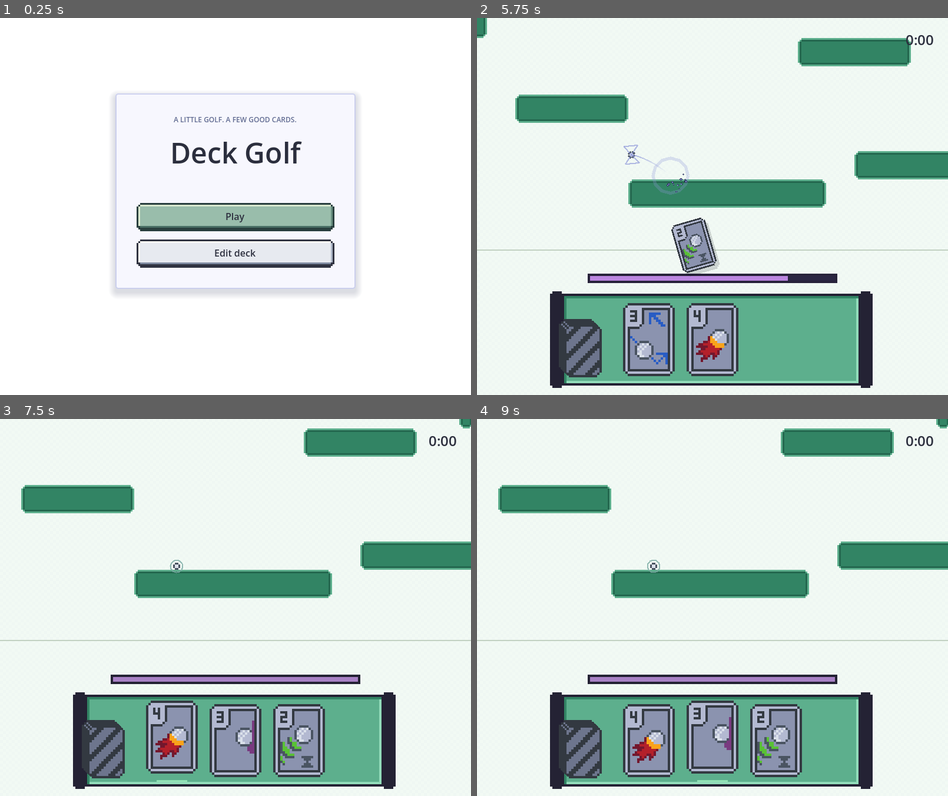
Above: before the commit, frames 1-4 (two rows, left to right).
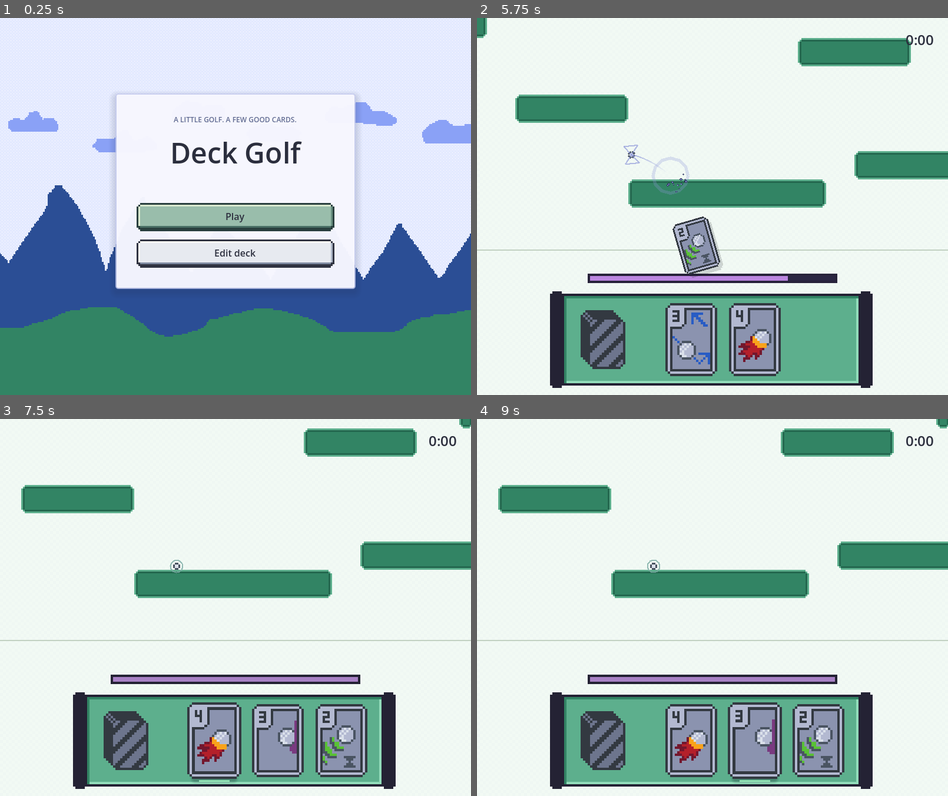
Above: after the commit, the same moments.

Repository: KiwiKaktuss/haven2026
Game: Godot game, scene res://main.tscn
Two runs of this game, one before a commit and one after it. Both use one fixed random seed, a clock stepped at 60 frames per second and the inputs below.
Inputs (mouse positions are in pixels of both pictures, inside the frame that each line leads up to):
- Up to frame 1 (0.25 s): no input
- Up to frame 2 (5.75 s): click "Play" at 0.5 s; move the mouse to (816, 187) at 1.27 s; press the mouse at (816, 187) at 1.28 s; hold D (pan_right) 1.28-2 s; release the mouse at (816, 187) at 2 s; click "01 First Fairway" at 2 s; click "Jumpy" at 2.75 s; click "Fireball" at 3.5 s; click "Slow" at 4.25 s; tap Enter at 5 s; drag from (618, 225) to (688, 281) at 5.02 s
- Up to frame 3 (7.5 s): move the mouse to (282, 524) at 5.77 s; hold D (pan_right) 5.78-6.5 s; hold Space (lab_launch) 5.78-6.5 s; click (282, 524) at 6.05 s; drag from (211, 682) to (94, 550) at 6.52 s; click "Restart" at 7.25 s
- Up to frame 4 (9 s): click "Fireball" at 8 s; click "Glue" at 8.75 s

The runs differ from the first frame. In frame 1, 54% of the frame differs, in the area x 0-100%, y 0-100%; in frame 2, 8.3%; in frame 3, 10%; in frame 4, 10%.
Error before the commit: Cannot call method 'get_height' on a null value. (res://scripts/ui/menu_background.gd:60)

Commit message:
11

Diff:
--- a/scenes/ui/hand_card.tscn
+++ b/scenes/ui/hand_card.tscn
@@ -1,10 +1,25 @@
 [gd_scene format=3]
 [ext_resource type="PackedScene" path="res://scenes/ui/card_view.tscn" id="card"]
+[ext_resource type="Texture2D" path="res://art/cards.png" id="cards"]
+[sub_resource type="AtlasTexture" id="preview"]
+atlas = ExtResource("cards")
+region = Rect2(44, 0, 22, 31)
 [sub_resource type="StyleBoxEmpty" id="empty"]
+[sub_resource type="StyleBoxFlat" id="selection_shadow"]
+bg_color = Color(0.08, 0.14, 0.17, 0.1)
+corner_radius_top_left = 4
+corner_radius_top_right = 4
+corner_radius_bottom_left = 4
+corner_radius_bottom_right = 4
+shadow_color = Color(0.08, 0.14, 0.17, 0.28)
+shadow_size = 6
+shadow_offset = Vector2(0, 4)
 [node name="HandCard" instance=ExtResource("card")]
 custom_minimum_size = Vector2(88, 124)
 show_information = false
 decorated = false
+selected_lift = 0.0
+hover_lift = 0.0
 focus_mode = 0
 theme_override_styles/normal = SubResource("empty")
 theme_override_styles/hover = SubResource("empty")
@@ -12,6 +27,7 @@
 theme_override_styles/hover_pressed = SubResource("empty")
 theme_override_styles/focus = SubResource("empty")
 [node name="Artwork" parent="." index="0"]
+texture = SubResource("preview")
 anchor_left = 0.0
 anchor_right = 1.0
 anchor_bottom = 1.0
@@ -24,7 +40,18 @@
 [node name="Marker" parent="." index="2"]
 visible = false
 
-[node name="ReadyMark" type="ColorRect" parent="." index="5"]
+[node name="SelectionShadow" type="Panel" parent="." index="5"]
+visible = false
+show_behind_parent = true
+modulate = Color(1, 1, 1, 0)
+offset_left = 8.0
+offset_top = 118.0
+offset_right = 80.0
+offset_bottom = 126.0
+theme_override_styles/panel = SubResource("selection_shadow")
+mouse_filter = 2
+
+[node name="ReadyMark" type="ColorRect" parent="." index="6"]
 offset_left = 18.0
 offset_top = 129.0
 offset_right = 70.0
--- a/scenes/ui/hud.tscn
+++ b/scenes/ui/hud.tscn
@@ -173,9 +173,9 @@
 
 [node name="Hand" type="HBoxContainer" parent="Bottom/Stack" unique_id=1964474154]
 layout_mode = 0
-offset_left = 124.0
+offset_left = 196.0
 offset_top = 52.0
-offset_right = 428.0
+offset_right = 500.0
 offset_bottom = 176.0
 mouse_filter = 2
 theme_override_constants/separation = 20
@@ -192,20 +192,20 @@
 
 [node name="DeckPile" type="Control" parent="Bottom/Stack" unique_id=1174526992]
 anchors_preset = 0
-offset_left = 24.0
-offset_top = 88.0
-offset_right = 92.0
-offset_bottom = 184.0
-pivot_offset = Vector2(34, 48)
+offset_left = 64.0
+offset_top = 76.0
+offset_right = 128.0
+offset_bottom = 164.0
+pivot_offset = Vector2(32, 44)
 mouse_filter = 2
 
 [node name="Back0" type="TextureRect" parent="Bottom/Stack/DeckPile" unique_id=565734381]
 texture_filter = 1
 layout_mode = 0
-offset_left = -9.0
-offset_top = -9.0
-offset_right = 55.0
-offset_bottom = 81.0
+offset_left = -12.0
+offset_top = -12.0
+offset_right = 52.0
+offset_bottom = 76.0
 mouse_filter = 2
 texture = ExtResource("back")
 expand_mode = 1
@@ -213,30 +213,30 @@
 [node name="Back1" type="TextureRect" parent="Bottom/Stack/DeckPile" unique_id=780218118]
 texture_filter = 1
 layout_mode = 0
-offset_left = -6.0
-offset_top = -6.0
-offset_right = 58.0
+offset_left = -8.0
+offset_top = -8.0
+offset_right = 56.0
+offset_bottom = 80.0
+mouse_filter = 2
+texture = ExtResource("back")
+expand_mode = 1
+
+[node name="Back2" type="TextureRect" parent="Bottom/Stack/DeckPile" unique_id=1482171391]
+texture_filter = 1
+layout_mode = 0
+offset_left = -4.0
+offset_top = -4.0
+offset_right = 60.0
 offset_bottom = 84.0
 mouse_filter = 2
 texture = ExtResource("back")
 expand_mode = 1
 
-[node name="Back2" type="TextureRect" parent="Bottom/Stack/DeckPile" unique_id=1482171391]
-texture_filter = 1
-layout_mode = 0
-offset_left = -3.0
-offset_top = -3.0
-offset_right = 61.0
-offset_bottom = 87.0
-mouse_filter = 2
-texture = ExtResource("back")
-expand_mode = 1
-
 [node name="Back3" type="TextureRect" parent="Bottom/Stack/DeckPile" unique_id=1231805489]
 texture_filter = 1
 layout_mode = 0
 offset_right = 64.0
-offset_bottom = 90.0
+offset_bottom = 88.0
 mouse_filter = 2
 texture = ExtResource("back")
 expand_mode = 1
--- a/scenes/ui/main_menu.tscn
+++ b/scenes/ui/main_menu.tscn
@@ -1,6 +1,7 @@
 [gd_scene format=3 uid="uid://d3xtlqc4dm3pe"]
 
 [ext_resource type="Script" uid="uid://bhuyp4vsivxn3" path="res://scripts/ui/menu_background.gd" id="background"]
+[ext_resource type="Texture2D" path="res://art/background2.png" id="sky"]
 [ext_resource type="Script" uid="uid://d3dmeuomfi6ku" path="res://scripts/ui/main_menu.gd" id="script"]
 [ext_resource type="Theme" uid="uid://vd5i5ly3o81k" path="res://resources/ui/default_theme.tres" id="theme"]
 
@@ -41,8 +42,7 @@
 grow_vertical = 2
 mouse_filter = 2
 script = ExtResource("background")
-sky_only = null
-sky_texture = null
+sky_texture = ExtResource("sky")
 
 [node name="Center" type="CenterContainer" parent="." unique_id=321424996]
 layout_mode = 1
--- a/scripts/ui/card_view.gd
+++ b/scripts/ui/card_view.gd
@@ -5,6 +5,7 @@
 @export var show_information: bool = true
 @export var selected_lift: float = 6.0
 @export var hover_lift: float = 3.0
+@export_range(1.0, 1.15, 0.005) var selected_scale: float = 1.05
 @export var information_gap: float = 6.0
 @export_range(1.0, 30.0) var lift_speed: float = 18.0
 @export_range(0.1, 1.0) var unaffordable_opacity: float = 0.48
@@ -18,6 +19,7 @@
 var _information_fit_queued: bool = false
 var deal_pending: bool = false
 var _lift_target: float = 0.0
+var _scale_target: float = 1.0
 var _feedback_tween: Tween
 
 func set_deal_pending(value: bool) -> void:
@@ -26,10 +28,21 @@
     mouse_filter = Control.MOUSE_FILTER_IGNORE if value else Control.MOUSE_FILTER_STOP
     if has_node("ReadyMark"):
         $ReadyMark.visible = selected and not value
+    if value and has_node("SelectionShadow"):
+        $SelectionShadow.hide()
 
 func _process(delta: float) -> void:
     if not decorated:
-        $Artwork.position.y = lerpf($Artwork.position.y, _lift_target, 1.0 - exp(-lift_speed * delta))
+        var weight: float = 1.0 - exp(-lift_speed * delta)
+        $Artwork.position.y = lerpf($Artwork.position.y, _lift_target, weight)
+        var target_scale: Vector2 = Vector2.ONE * _scale_target
+        $Artwork.scale = $Artwork.scale.lerp(target_scale, weight)
+        if $Artwork.scale.distance_to(target_scale) < 0.0001:
+            $Artwork.scale = target_scale
+        if has_node("SelectionShadow"):
+            var show_shadow: bool = selected and not deal_pending and definition != null
+            $SelectionShadow.modulate.a = lerpf($SelectionShadow.modulate.a, 1.0 if show_shadow else 0.0, weight)
+            $SelectionShadow.visible = not deal_pending and $SelectionShadow.modulate.a > 0.01
 
 func land() -> void:
     if decorated:
@@ -53,6 +66,12 @@
     visibility_changed.connect(_visibility_changed)
     $Information.resized.connect(_position_information)
     $Information.minimum_size_changed.connect(_queue_information_fit)
+    $Artwork.resized.connect(_update_artwork_pivot)
+    _update_artwork_pivot()
+
+func _update_artwork_pivot() -> void:
+    if not decorated:
+        $Artwork.pivot_offset = $Artwork.size * 0.5
 
 func bind(card: CardDefinition, is_selected: bool, can_afford: bool = true, _key: String = "") -> void:
     definition = card
@@ -95,6 +114,7 @@
         $Marker.text = "↔" if pending_choice else "✓"
     else:
         _lift_target = -selected_lift if selected else (-hover_lift if _hovered else 0.0)
+        _scale_target = selected_scale if selected else 1.0
         $Artwork.self_modulate.a = 1.0 if affordable else unaffordable_opacity
         if has_node("ReadyMark"):
             $ReadyMark.visible = selected and not deal_pending
--- a/scripts/ui/hud.gd
+++ b/scripts/ui/hud.gd
@@ -8,71 +8,71 @@
 var _generation: int = -1
 
 static func format_time(seconds: float) -> String:
-    var centiseconds: int = floori(seconds * 100)
-    return "%d:%02d.%02d" % [centiseconds / 6000, (centiseconds / 100) % 60, centiseconds % 100]
+	var centiseconds: int = floori(seconds * 100)
+	return "%d:%02d.%02d" % [centiseconds / 6000, (centiseconds / 100) % 60, centiseconds % 100]
 
 func configure(value: GameSession, _title: String) -> void:
-    session = value
-    for slot: int in range(3):
-        get_node("Bottom/Stack/Hand/Card%s" % slot).pressed.connect(_select.bind(slot))
-    session.card_presented.connect(_play_card)
-    session.shot_rejected.connect(_reject)
-    refresh()
+	session = value
+	for slot: int in range(3):
+		get_node("Bottom/Stack/Hand/Card%s" % slot).pressed.connect(_select.bind(slot))
+	session.card_presented.connect(_play_card)
+	session.shot_rejected.connect(_reject)
+	refresh()
 
 func _select(slot: int) -> void:
-    if session.deck.slot_ready(slot):
-        session.deck.select_slot(slot)
-    else:
-        _reject(slot)
+	if session.deck.slot_ready(slot):
+		session.deck.select_slot(slot)
+	else:
+		_reject(slot)
 
 func _reject(slot: int) -> void:
-    get_node("Bottom/Stack/Hand/Card%s" % slot).reject_play()
-    $Bottom/Stack/Elixir/AnimationPlayer.play(&"reject")
+	get_node("Bottom/Stack/Hand/Card%s" % slot).reject_play()
+	$Bottom/Stack/Elixir/AnimationPlayer.play(&"reject")
 
 func _play_card(card: CardDefinition, slot: int, at: Vector2) -> void:
-    # A reset and a shot can occur before the next rendered frame.
-    refresh()
-    var view: CardView = get_node("Bottom/Stack/Hand/Card%s" % slot)
-    var artwork: Control = view.get_node("Artwork")
-    var flight: CardFlight = flight_scene.instantiate()
-    $Flights.add_child(flight)
-    # The release position is in viewport coordinates, matching this canvas.
-    flight.begin(card, artwork.get_global_rect().get_center(), at, artwork.size, played_flight_seconds, false)
-    _pending[slot] = {"dealing": false}
-    view.set_deal_pending(true)
-    $Bottom/Stack/Elixir/AnimationPlayer.play(&"spend")
-    refresh()
+	# A reset and a shot can occur before the next rendered frame.
+	refresh()
+	var view: CardView = get_node("Bottom/Stack/Hand/Card%s" % slot)
+	var artwork: Control = view.get_node("Artwork")
+	var flight: CardFlight = flight_scene.instantiate()
+	$Flights.add_child(flight)
+	# The release position is in viewport coordinates, matching this canvas.
+	flight.begin(card, artwork.get_global_rect().get_center(), at, artwork.get_global_rect().size, played_flight_seconds, false)
+	_pending[slot] = {"dealing": false}
+	view.set_deal_pending(true)
+	$Bottom/Stack/Elixir/AnimationPlayer.play(&"spend")
+	refresh()
 
 func _process(_delta: float) -> void:
-    if session != null:
-        refresh()
+	if session != null:
+		refresh()
 
 func refresh() -> void:
-    if _generation != session.deck.generation:
-        _generation = session.deck.generation
-        _pending.clear()
-        for child: Node in $Flights.get_children():
-            child.queue_free()
-    $Top/TimerSlot/TimerLabel.text = "%d:%02d" % [floori(session.elapsed_seconds) / 60, floori(session.elapsed_seconds) % 60]
-    $Bottom/Stack/Elixir/ElixirBar.max_value = session.tuning.maximum_elixir
-    $Bottom/Stack/Elixir/ElixirBar.value = session.elixir
-    for slot: int in range(session.deck.hand.size()):
-        var card: CardDefinition = session.deck.hand[slot]
-        var view: CardView = get_node("Bottom/Stack/Hand/Card%s" % slot)
-        var ready: bool = session.deck.slot_ready(slot)
-        view.bind(card, session.deck.selected_slot == slot, session.elixir >= card.cost)
-        view.set_deal_pending(not ready)
-        if _pending.has(slot):
-            if _pending[slot].has("flight") and is_instance_valid(_pending[slot].flight):
-                _pending[slot].flight.destination = view.get_node("Artwork").get_global_rect().get_center()
-            if ready:
-                _pending.erase(slot)
-                view.land()
-            elif not _pending[slot].dealing and session.deck.replacement_remaining[slot] <= session.tuning.card_deal_seconds:
-                _pending[slot].dealing = true
-                var artwork: Control = view.get_node("Artwork")
-                var flight: CardFlight = flight_scene.instantiate()
-                $Flights.add_child(flight)
-                _pending[slot].flight = flight
-                flight.begin(card, $Bottom/Stack/DeckPile.get_global_rect().get_center(), artwork.get_global_rect().get_center(), artwork.size, session.deck.replacement_remaining[slot], true)
-                $Bottom/Stack/DeckPile/AnimationPlayer.play(&"deal")
+	if _generation != session.deck.generation:
+		_generation = session.deck.generation
+		_pending.clear()
+		for child: Node in $Flights.get_children():
+			child.queue_free()
+	$Top/TimerSlot/TimerLabel.text = "%d:%02d" % [floori(session.elapsed_seconds) / 60, floori(session.elapsed_seconds) % 60]
+	$Bottom/Stack/Elixir/ElixirBar.max_value = session.tuning.maximum_elixir
+	$Bottom/Stack/Elixir/ElixirBar.value = session.elixir
+	for slot: int in range(session.deck.hand.size()):
+		var card: CardDefinition = session.deck.hand[slot]
+		var view: CardView = get_node("Bottom/Stack/Hand/Card%s" % slot)
+		var ready: bool = session.deck.slot_ready(slot)
+		view.bind(card, session.deck.selected_slot == slot, session.elixir >= card.cost)
+		view.set_deal_pending(not ready)
+		if _pending.has(slot):
+			if _pending[slot].has("flight") and is_instance_valid(_pending[slot].flight):
+				_pending[slot].flight.destination = view.get_node("Artwork").get_global_rect().get_center()
+			if ready:
+				_pending.erase(slot)
+				view.land()
+			elif not _pending[slot].dealing and session.deck.replacement_remaining[slot] <= session.tuning.card_deal_seconds:
+				_pending[slot].dealing = true
+				var artwork: Control = view.get_node("Artwork")
+				var flight: CardFlight = flight_scene.instantiate()
+				$Flights.add_child(flight)
+				_pending[slot].flight = flight
+				flight.begin(card, $Bottom/Stack/DeckPile.get_global_rect().get_center(), artwork.get_global_rect().get_center(), artwork.get_global_rect().size, session.deck.replacement_remaining[slot], true)
+				$Bottom/Stack/DeckPile/AnimationPlayer.play(&"deal")
--- a/scripts/ui/menu_background.gd
+++ b/scripts/ui/menu_background.gd
@@ -4,6 +4,7 @@
 ## Speeds are atlas pixels per second; lower atlas rows drift more slowly.
 
 const ATLAS: Texture2D = preload("res://art/Sprite-0011.png")
+const DEFAULT_SKY: Texture2D = preload("res://art/background2.png")
 const STRIP_WIDTH: float = 512.0
 const STRIP_HEIGHT: float = 128.0
 const HILLS_COLOR: Color = Color8(50, 132, 100)
@@ -14,7 +15,7 @@
 @export_range(0.0, 20.0, 0.1) var clouds_speed: float = 1.4
 @export_range(0.0, 20.0, 0.1) var sky_speed: float = 0.35
 @export var sky_only: bool = false
-@export var sky_texture: Texture2D = preload("res://art/background2.png")
+@export var sky_texture: Texture2D = DEFAULT_SKY
 var world_origin_y: float = 0.0
 
 var _offsets: PackedFloat64Array = PackedFloat64Array([0.0, 0.0, 0.0, 0.0])
@@ -57,10 +58,13 @@
 	var strip_height: float = STRIP_HEIGHT * art_scale
 	# Repeat at the same pixel scale in both rooms. The world-space vertical
 	# origin joins the sky pattern across the selector/menu boundary.
-	var sky_height: float = sky_texture.get_height() * art_scale
+	# Scene overrides can explicitly clear an exported resource, including in
+	# the editor where this @tool script draws before _ready() runs.
+	var sky: Texture2D = sky_texture if sky_texture != null else DEFAULT_SKY
+	var sky_height: float = sky.get_height() * art_scale
 	var top: float = -fposmod(world_origin_y, sky_height)
 	while top < size.y:
-		_draw_strip(0, Rect2(Vector2.ZERO, sky_texture.get_size()), top, sky_height, art_scale, sky_texture)
+		_draw_strip(0, Rect2(Vector2.ZERO, sky.get_size()), top, sky_height, art_scale, sky)
 		top += sky_height
 	# Soften the atlas's high-contrast sky dithering behind the menu.
 	draw_rect(Rect2(Vector2.ZERO, size), Color(0.91, 0.93, 1.0, 0.78))
--- a/tests/test_card_ui.gd
+++ b/tests/test_card_ui.gd
@@ -123,6 +123,17 @@
     check(frame_texture.diffuse_texture.resource_path == "res://art/ui/panel.svg" and frame_style.texture_margin_left == 12, "Shared style uses a three-pixel stepped frame")
     check(hand.get_theme_stylebox("normal") is StyleBoxEmpty and not hand.get_node("Caption").is_visible_in_tree(), "Gameplay cards retain the sprite-only presentation")
     check(hand.get_node("Artwork").texture_filter == CanvasItem.TEXTURE_FILTER_NEAREST, "Sprites retain nearest filtering when scaling to fit")
+    for frame: int in range(24):
+        await process_frame
+    var artwork: Control = hand.get_node("Artwork")
+    check(is_zero_approx(artwork.position.y) and artwork.get_global_rect().get_center().is_equal_approx(hand.get_global_rect().get_center()), "Selected card grows around its center without lifting")
+    check(artwork.get_global_rect().size.x > hand.size.x and artwork.get_global_rect().size.y > hand.size.y, "Selected artwork is slightly larger without resizing its slot")
+    check(hand.get_node("ReadyMark").visible and hand.get_node("SelectionShadow").visible, "Selection has both its underline and lower shadow")
+    session.deck.select_slot(1)
+    for frame: int in range(24):
+        await process_frame
+    check(artwork.scale.is_equal_approx(Vector2.ONE) and is_zero_approx(artwork.position.y), "Previous card returns to normal size at the same height")
+    check(not hand.get_node("ReadyMark").visible and not hand.get_node("SelectionShadow").visible, "Previous card clears its selection decoration")
     session.free()
     print("Card UI: %s checks, %s failure(s)" % [checks, failures])
     quit(0 if failures == 0 else 1)
--- a/tests/test_feedback.gd
+++ b/tests/test_feedback.gd
@@ -33,6 +33,7 @@
     check(session.try_shot(Vector2(-40, 90), cursor), "Successful shot")
     var replacement: CardDefinition = session.deck.hand[0]
     check(not session.deck.slot_ready(0) and not view.get_node("Artwork").visible, "Played slot stays empty")
+    check(not view.get_node("ReadyMark").visible and not view.get_node("SelectionShadow").visible, "Empty slot has no leftover selection line or shadow")
     var flight: CardFlight = hud.get_node("Flights").get_child(0)
     check(flight.get_node("Card").texture == used.artwork and flight.destination == cursor, "Old card travels toward release cursor")
     var before: Array = [session.elixir, session.shots, session.random.state, session.deck.hand.duplicate()]
--- a/tests/test_menu_journey.gd
+++ b/tests/test_menu_journey.gd
@@ -50,6 +50,15 @@
     root.add_child(main)
     await frames()
     var original_menu: Control = main._menu_screen
+    var background: Control = original_menu.get_node("Background")
+    var sky: Texture2D = background.sky_texture
+    check(sky != null and sky.resource_path == "res://art/background2.png", "Menu has its saved sky texture")
+    # Reproduce the cleared Inspector override that used to crash _draw().
+    background.sky_texture = null
+    background.queue_redraw()
+    await frames()
+    background.sky_texture = sky
+    background.queue_redraw()
     await capture("01_menu")
     click(original_menu.get_node("Center/Content/Deck"))
     check(main._journey_moving and main.screen_host.get_child_count() == 2, "Edit deck starts a continuous journey with both rooms present")
